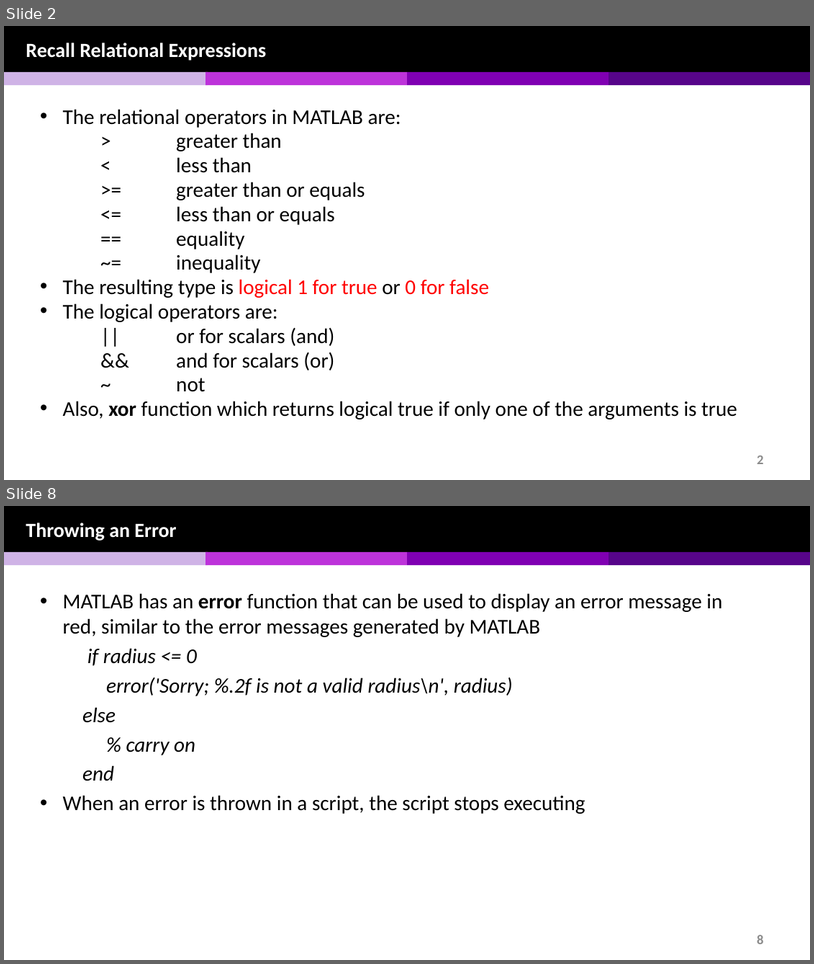
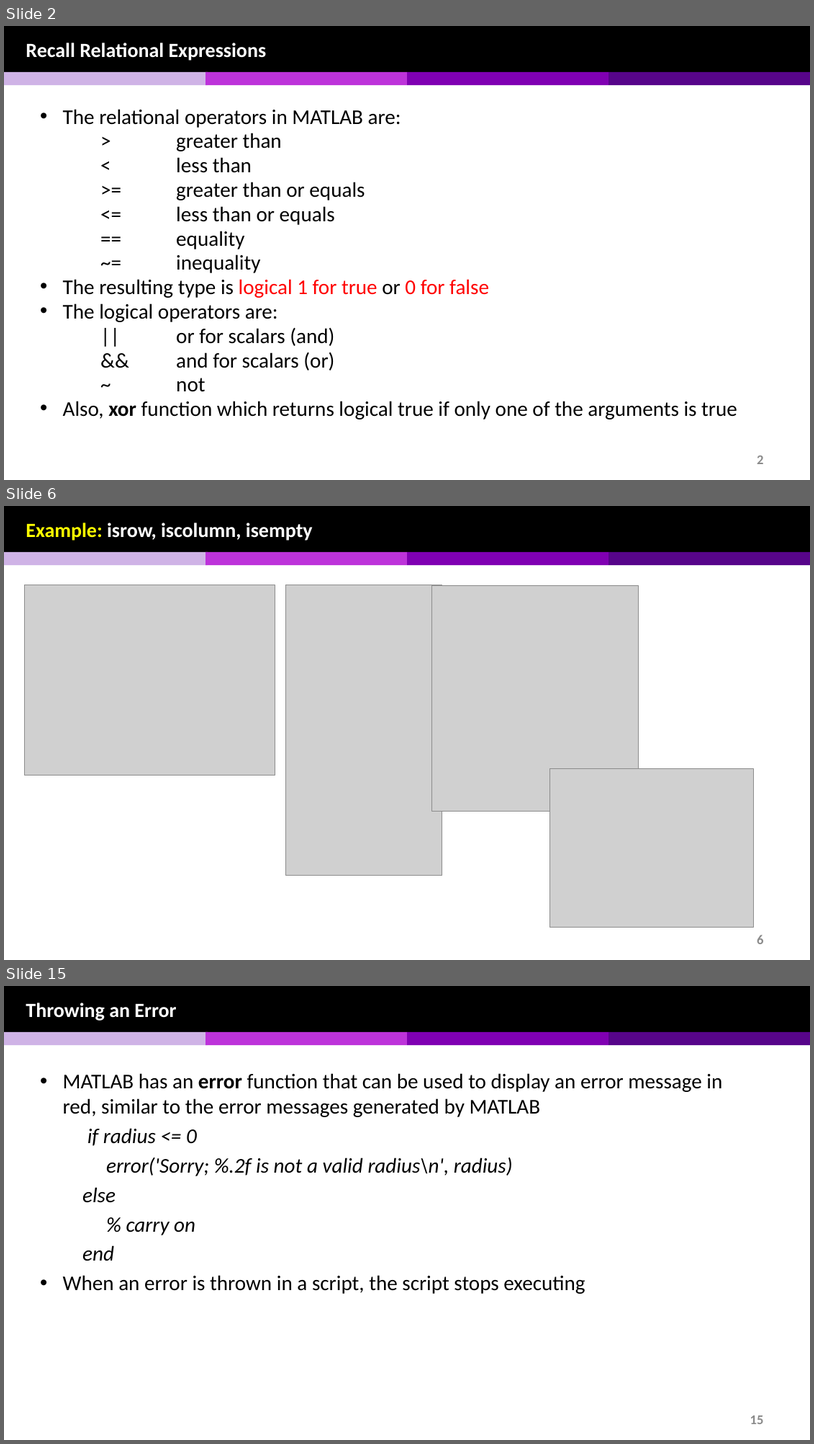
Before and after one commit to chulminy/AE_ENVE_GEOE_121, a slide deck: lecture/selection_statement/selection_statement_v1.pptx. Shown one above the other, each under a label of ours: slides 2 and 8 before the commit, slides 2, 6 and 15 after it; the slides between them are not shown. The pictures are 814x964 and 814x1444 pixels, drawn with LibreOffice and Linux fonts; fonts in the diff are those of the drawing; grey boxes stand for pictures. Boxes give left, top, right and bottom in pixels: in the first picture for what was removed or moved away, otherwise in the second. Text is boxed around its words. In the diff, an @@ line names an element or a change of style, - is before the commit and + after.

```diff
--- a/lecture/selection_statement/selection_statement_v1.pptx
+++ b/lecture/selection_statement/selection_statement_v1.pptx
@@ slide 6 added at (x1=4, y1=506, x2=810, y2=960), background #FFFFFF; not listed: 6 template elements that a slide beside it also shows @@
@@ text added at (x1=26, y1=523, x2=313, y2=541), 24 pt, text #FFFFFF, bold @@
+Example: isrow, iscolumn, isempty
@@ picture added at (x1=25, y1=585, x2=275, y2=775) @@
@@ picture added at (x1=286, y1=585, x2=442, y2=875) @@
@@ picture added at (x1=432, y1=585, x2=638, y2=811) @@
@@ picture added at (x1=550, y1=769, x2=754, y2=927) @@
@@ what was slide 8 is now slide 15 @@
@@ page number at (x1=751, y1=1415, x2=764, y2=1424): text changed @@
-8
+15
```
Also in this commit, not shown: 7 slides changed, 11 other slides added, 2 slides removed, 16 other files.
